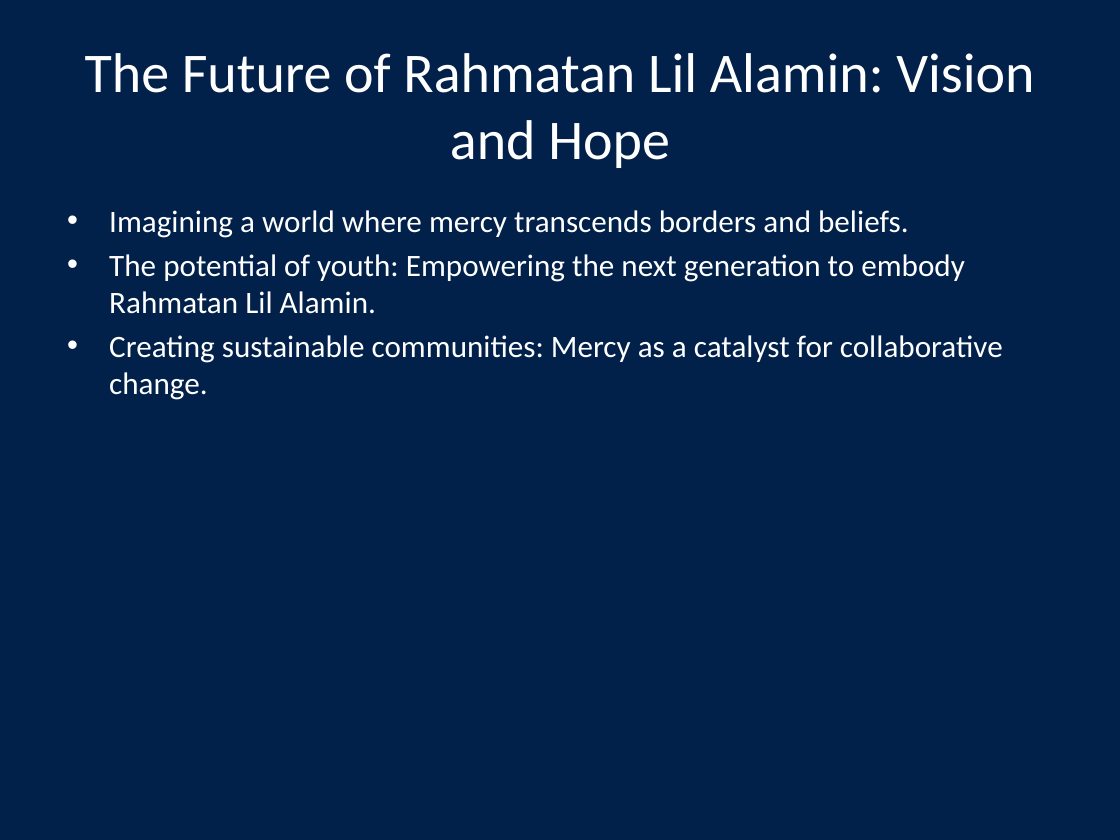
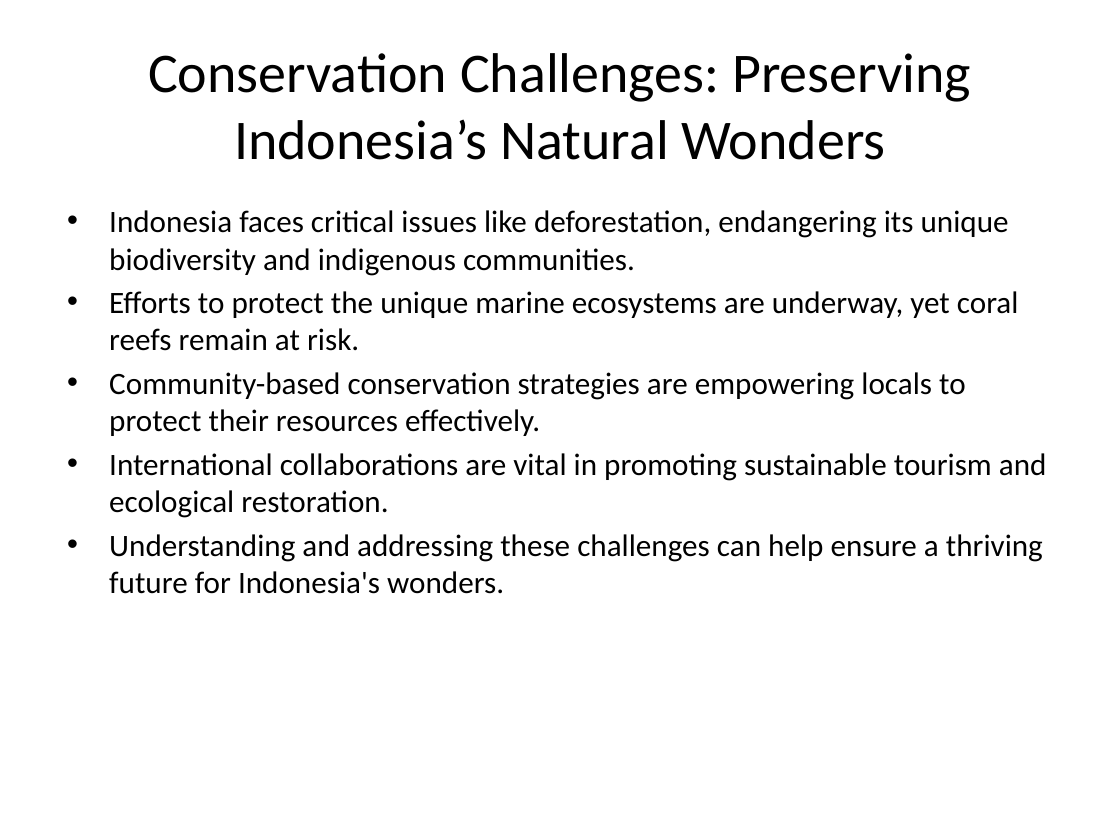
Before and after one commit to Ubeydkhoiri/slidegen_ai, a slide deck: slide 5 of data/presentation.pptx. Drawn at 1120x840 pixels with LibreOffice and Linux fonts; fonts in the diff are those of the drawing. Boxes give left, top, right and bottom in pixels: in the first picture for what was removed or moved away, otherwise in the second. Text is boxed around its words. In the diff, an @@ line names an element or a change of style, - is before the commit and + after.

```diff
--- a/data/presentation.pptx
+++ b/data/presentation.pptx
@@ background #01214A to #FFFFFF @@
@@ title at box(148, 53, 971, 160): text changed; text colour #FFFFFF to #000000 @@
-The Future of Rahmatan Lil Alamin: Vision and Hope
+Conservation Challenges: Preserving Indonesia’s Natural Wonders
@@ text at box(109, 210, 1047, 594): text changed; text colour #FFFFFF to #000000 @@
-• Imagining a world where mercy transcends borders and beliefs.
-• The potential of youth: Empowering the next generation to embody Rahmatan Lil Alamin.
-• Creating sustainable communities: Mercy as a catalyst for collaborative change.
+• Indonesia faces critical issues like deforestation, endangering its unique biodiversity and indigenous communities.
+• Efforts to protect the unique marine ecosystems are underway, yet coral reefs remain at risk.
+• Community-based conservation strategies are empowering locals to protect their resources effectively.
+• International collaborations are vital in promoting sustainable tourism and ecological restoration.
+• Understanding and addressing these challenges can help ensure a thriving future for Indonesia's wonders.
```
Also in this commit, not shown: 1 other slide changed, 3 slides added, 3 slides removed, 2 other files.
